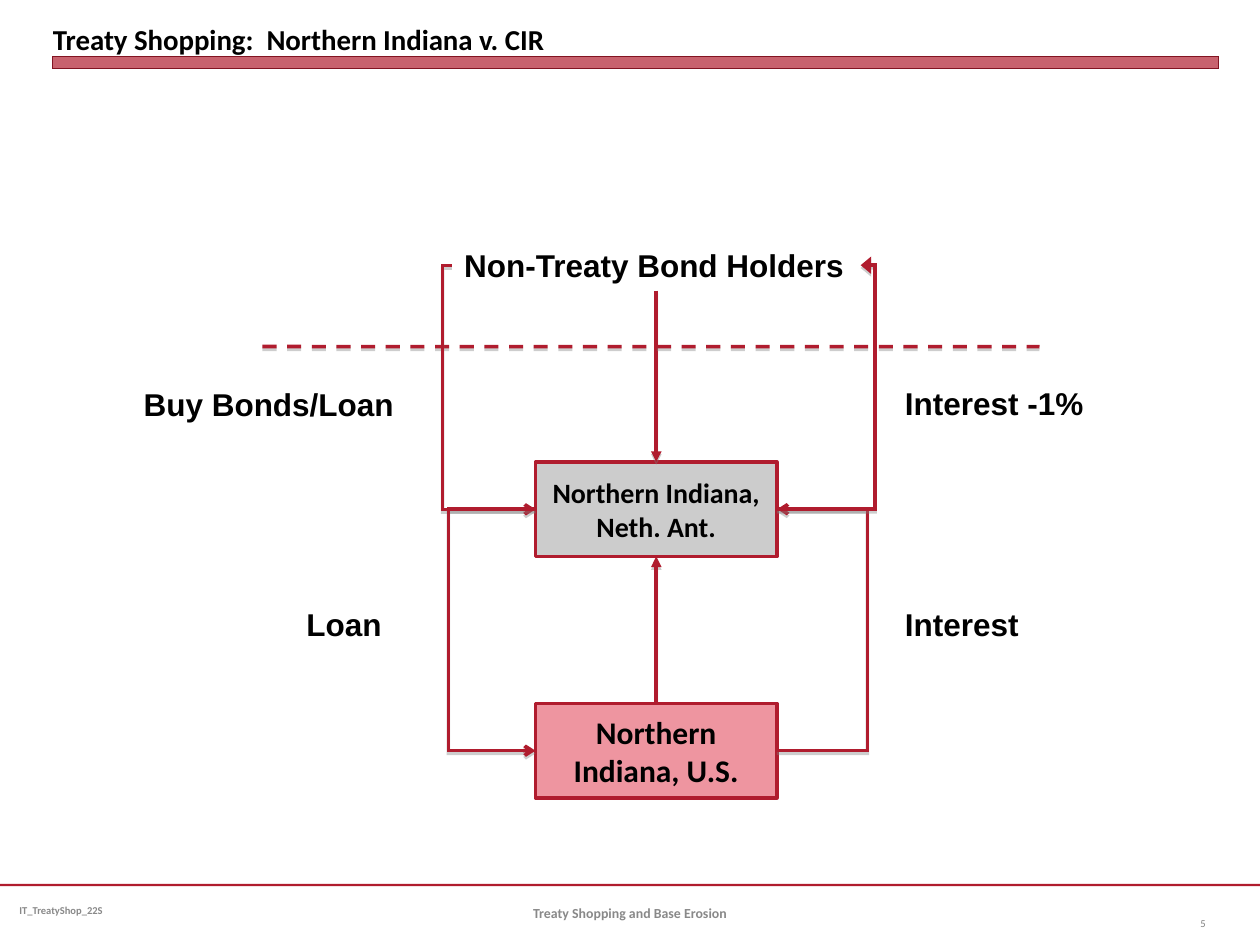
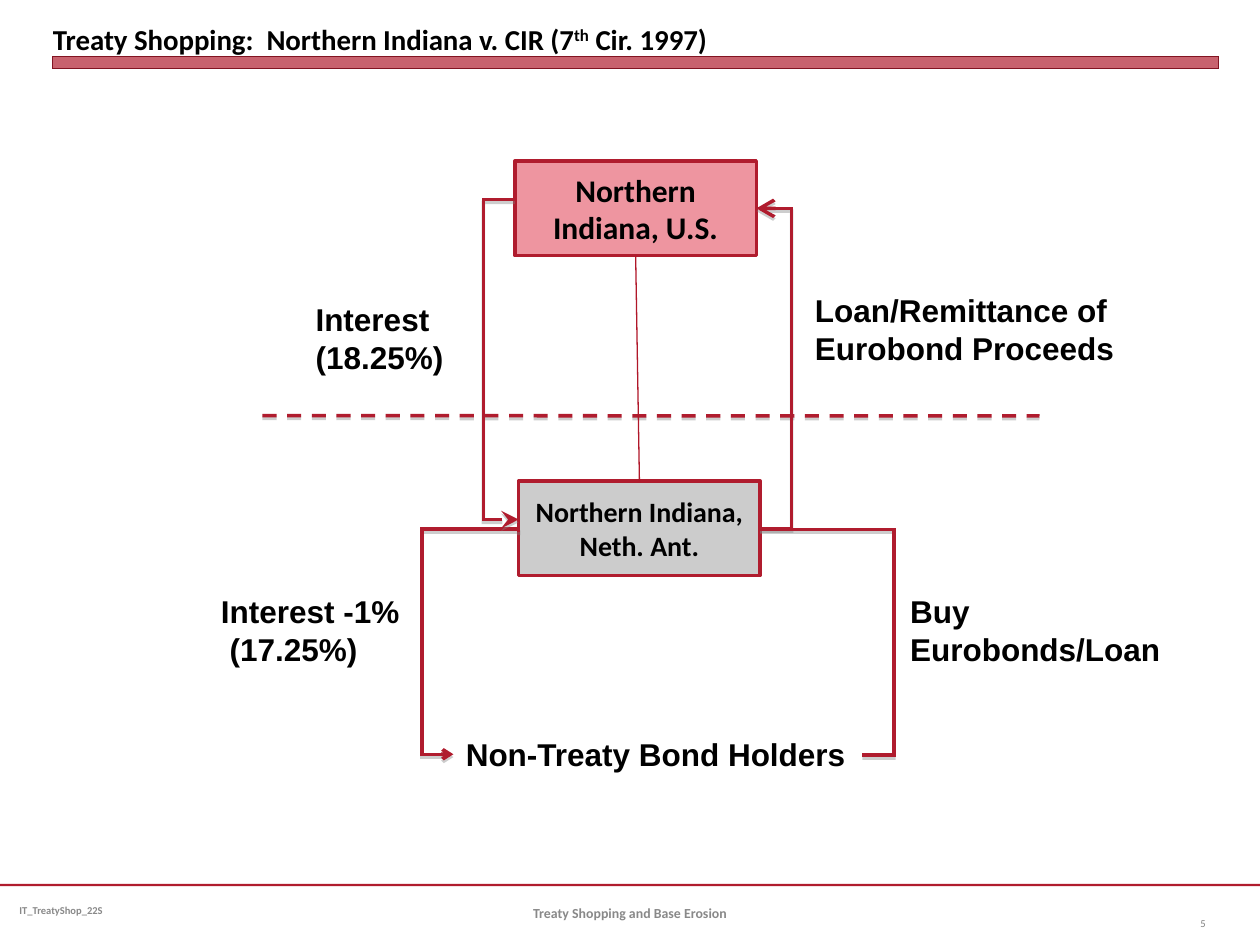
Before and after one commit to jmc877/International-Tax, a slide deck: slide 5 of slides/IT_TreatyShop_22S.pptx. Drawn at 1260x945 pixels with LibreOffice and Linux fonts; fonts in the diff are those of the drawing. Boxes give left, top, right and bottom in pixels: in the first picture for what was removed or moved away, otherwise in the second. Text is boxed around its words. In the diff, an @@ line names an element or a change of style, - is before the commit and + after.

```diff
--- a/slides/IT_TreatyShop_22S.pptx
+++ b/slides/IT_TreatyShop_22S.pptx
@@ title at (53,29,707,57): text changed @@
-Treaty Shopping: Northern Indiana v. CIR
+Treaty Shopping: Northern Indiana v. CIR (7th Cir. 1997)
@@ rectangle "Northern Indiana, U.S.": place and size @@
-rectangle "Northern Indiana, U.S." at (536,703,777,798)
+rectangle "Northern Indiana, U.S." at (515,161,757,256)
@@ elbow arrow moved from (536, 509) - (536, 751) to (519, 519) - (515, 199) @@
@@ elbow arrow (519, 519) - (515, 199): arrowheads changed @@
@@ elbow arrow moved from (777, 751) - (777, 509) to (756, 208) - (760, 528) @@
@@ elbow arrow (756, 208) - (760, 528): arrowheads changed @@
@@ arrow moved from (656, 291) - (656, 462) to (635, 256) - (639, 481) @@
@@ arrow (635, 256) - (639, 481): arrow to line; stroke #B01C2E 2 pt to #B0182A 0.75 pt @@
@@ text at (815,299,1114,361): text changed @@
-Loan
+Loan/Remittance of Eurobond Proceeds
@@ text at (316,309,444,375): text changed @@
-Interest
+Interest
+(18.25%)
@@ line moved from (262, 346) - (1040, 346) to (262, 416) - (1040, 416) @@
@@ rectangle "Northern Indiana, Neth. Ant.": place and size @@
-rectangle "Northern Indiana, Neth. Ant." at (536,462,777,557)
+rectangle "Northern Indiana, Neth. Ant." at (519,481,761,576)
@@ elbow arrow moved from (452, 266) - (536, 509) to (519, 533) - (454, 755) @@
@@ elbow arrow moved from (777, 509) - (861, 266) to (760, 529) - (862, 755) @@
@@ elbow arrow (760, 529) - (862, 755): elbow arrow to elbow line @@
@@ arrow removed from (656, 703) to (656, 557) @@
@@ text "Interest -1%": place and size @@
-text "Interest -1%" at (905,393,1083,416)
+text "Interest -1%" at (221,601,399,667)
@@ text at (910,601,1160,662): text changed @@
-Buy Bonds/Loan
+Buy Eurobonds/Loan
@@ text at (230,638,358,667): paragraph added @@
+(17.25%)
@@ text "Non-Treaty Bond Holders": place and size @@
-text "Non-Treaty Bond Holders" at (464,254,843,283)
+text "Non-Treaty Bond Holders" at (466,743,845,772)
```
Also in this commit, not shown: 5 other slides changed, 1 other file.
